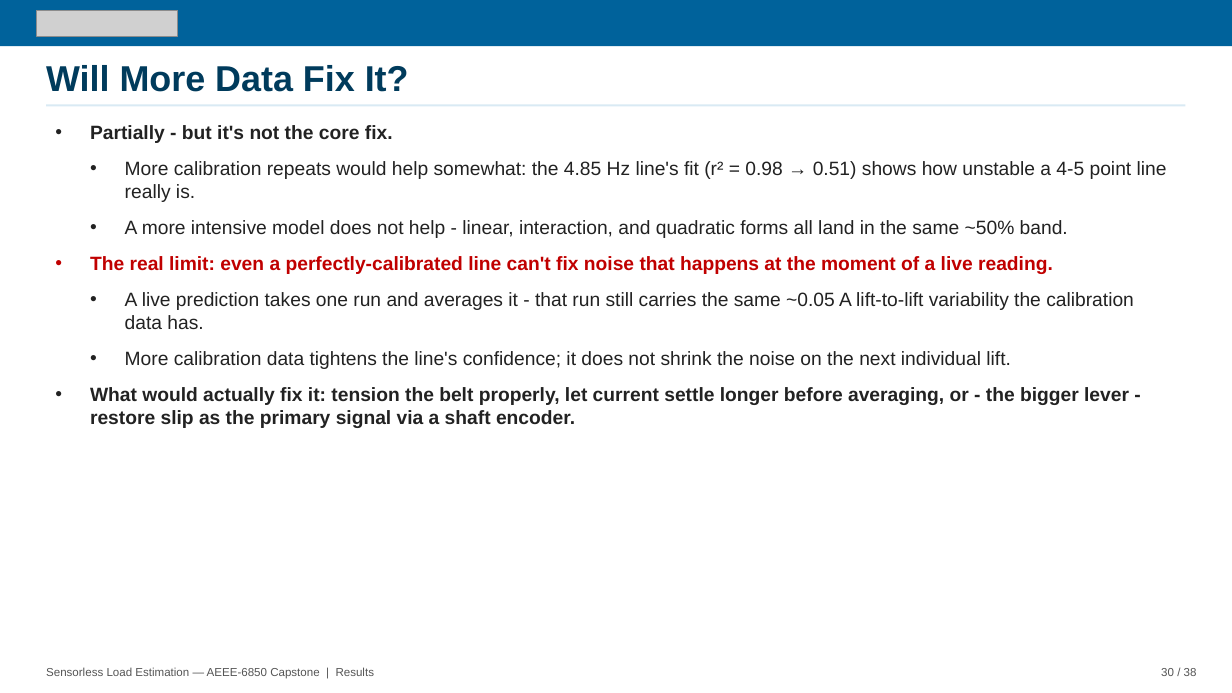
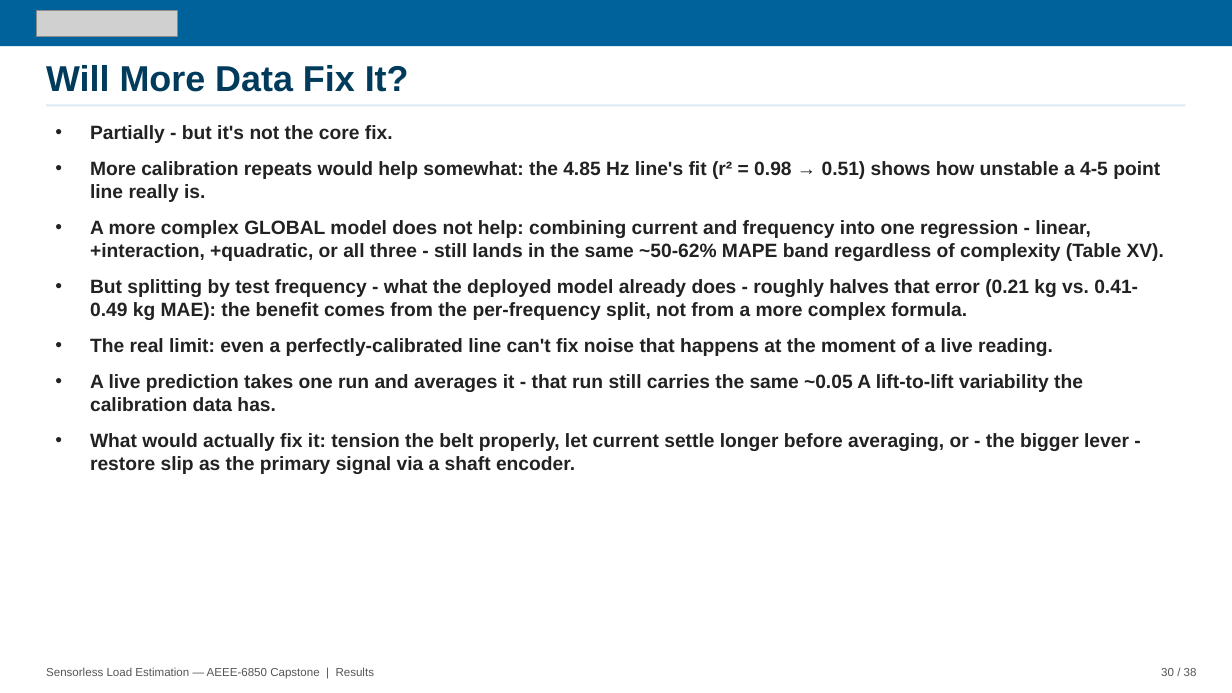
Before and after one commit to David-4529/Capstone, a slide deck: slide 28 of docs/paper/Sensorless_Load_Estimation_Deck.pptx. Drawn at 1232x693 pixels with LibreOffice and Linux fonts; fonts in the diff are those of the drawing; grey boxes stand for pictures. Boxes give left, top, right and bottom in pixels: in the first picture for what was removed or moved away, otherwise in the second. Text is boxed around its words. In the diff, an @@ line names an element or a change of style, - is before the commit and + after.

```diff
--- a/docs/paper/Sensorless_Load_Estimation_Deck.pptx
+++ b/docs/paper/Sensorless_Load_Estimation_Deck.pptx
@@ text at [90, 161, 1160, 411]: bold on in "More calibration repeats would help somewhat: the ...", "A live prediction takes one run and ..."; text colour #C00000 to #222222 in "The real limit: even a perfectly-calibrated line ..."; list level 2 to 1 in "More calibration repeats would help ..."; list level 2 to 1 in "A live prediction takes one ..." @@
@@ text at [90, 220, 1164, 320]: text changed; bold on @@
-  • A more intensive model does not help - linear, interaction, and quadratic forms all land in the same ~50% band.
+• A more complex GLOBAL model does not help: combining current and frequency into one regression - linear, +interaction, +quadratic, or all three - still lands in the same ~50-62% MAPE band regardless of complexity (Table XV).
+• But splitting by test frequency - what the deployed model already does - roughly halves that error (0.21 kg vs. 0.41-0.49 kg MAE): the benefit comes from the per-frequency split, not from a more complex formula.
@@ text at [125, 351, 1011, 369]: paragraph removed @@
-  • More calibration data tightens the line's confidence; it does not shrink the noise on the next individual lift.
```
Also in this commit, not shown: 4 other slides changed.
